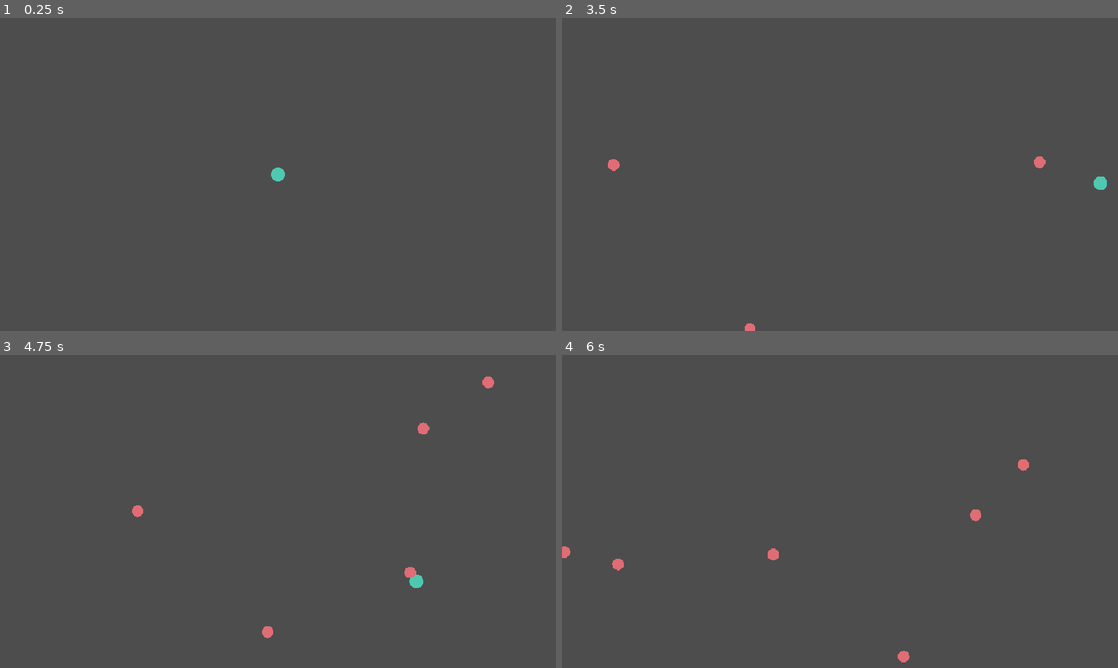
Above: before the commit, frames 1-4 (two rows, left to right).
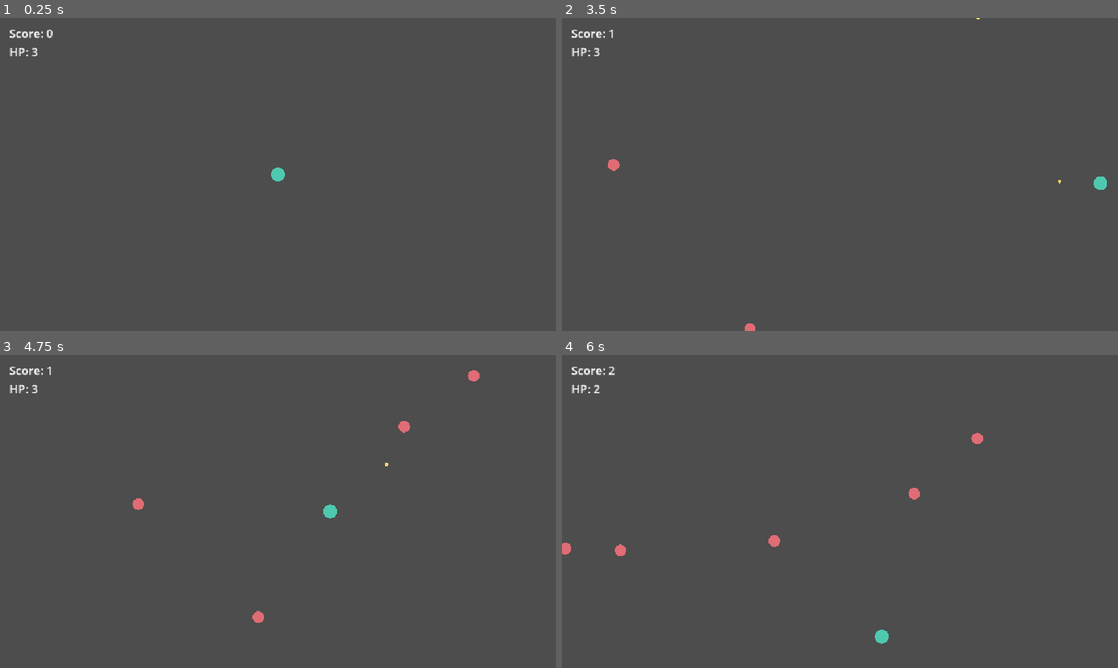
Above: after the commit, the same moments.

Repository: Fran02X/escape-from-swarm
Game: Godot game, scene res://scenes/main.tscn
The game is run twice, just before and just after one commit, with the same random seed, the same clock (stepped at 60 frames per second) and the same inputs.
Inputs:
- Up to frame 1 (0.25 s): no input
- Up to frame 2 (3.5 s): tap Enter (ui_accept) at 0.5, 1.35, 1.52, 1.82, 2.85, 3.02, 3.32 s; hold D (move_right) 0.53-1.28 s; hold Enter (ui_accept) 0.53-1.28 s; hold S (move_down) 1.28-2.03 s; hold D (move_right) 2.03-2.78 s; hold Enter (ui_accept) 2.03-2.78 s; hold W (move_up) from 2.78 s (still down)
- Up to frame 3 (4.75 s): release W (move_up) at 3.53 s; hold Enter (ui_accept) 3.53-4.28 s; hold A (move_left) from 3.53 s (still down); tap Enter (ui_accept) at 4.35, 4.52 s
- Up to frame 4 (6 s): tap Enter (ui_accept) at 4.82, 5.85 s; release A (move_left) at 5.03 s; hold S (move_down) 5.03-5.78 s; hold Enter (ui_accept) 5.03-5.78 s; hold D (move_right) from 5.78 s (still down)

The runs differ from the first frame. In frame 1, 0.2% of the frame differs, in the area x 1-10%, y 3-13%; in frame 2, 0.2%; in frame 3, 0.9%, in the area x 1-89%, y 3-91%; in frame 4, 0.9%.
Error before the commit: Invalid assignment of property or key 'direction' with value of type 'Vector2' on a base object of type 'Area2D'. (res://scripts/player.gd:46)

Commit message:
Add health, score, game over and restart
The player has 3 HP with a one-second invulnerability window, shown by blinking. Enemies emit a died signal so the main scene can count kills. The HUD shows HP and score, and reloads the current scene on Enter after death. Bullets now expire after 3 seconds and spawning stops once the game is over.

Diff:
--- a/scenes/bullet.tscn
+++ b/scenes/bullet.tscn
@@ -1,9 +1,12 @@
 [gd_scene format=3 uid="uid://to51j3fkay6o"]
+
+[ext_resource type="Script" uid="uid://q4vm5kmm1olp" path="res://scripts/bullet.gd" id="1_mkf8s"]
 
 [sub_resource type="CircleShape2D" id="CircleShape2D_s1fef"]
 radius = 3.0
 
 [node name="Bullet" type="Area2D" unique_id=690270204]
+script = ExtResource("1_mkf8s")
 
 [node name="CollisionShape2D" type="CollisionShape2D" parent="." unique_id=1602065231]
 shape = SubResource("CircleShape2D_s1fef")
--- a/scenes/main.tscn
+++ b/scenes/main.tscn
@@ -6,9 +6,36 @@
 [node name="Main" type="Node2D" unique_id=1883460091]
 script = ExtResource("1_0wfyh")
 
-[node name="Player" parent="." unique_id=1676975110 groups=["player"] instance=ExtResource("1_o5qli")]
+[node name="Player" parent="." unique_id=1676975110 instance=ExtResource("1_o5qli")]
 position = Vector2(480, 270)
 
 [node name="SpawnTimer" type="Timer" parent="." unique_id=1399780613]
 wait_time = 0.8
 autostart = true
+
+[node name="HUD" type="CanvasLayer" parent="." unique_id=2048124426]
+
+[node name="ScoreLabel" type="Label" parent="HUD" unique_id=584812062]
+offset_left = 16.0
+offset_top = 12.0
+offset_right = 77.0
+offset_bottom = 35.0
+theme_override_font_sizes/font_size = 20
+text = "Score: 0"
+
+[node name="HealthLabel" type="Label" parent="HUD" unique_id=1165124664]
+offset_left = 16.0
+offset_top = 44.0
+offset_right = 56.0
+offset_bottom = 67.0
+theme_override_font_sizes/font_size = 20
+text = "HP: 3"
+
+[node name="GameOverLabel" type="Label" parent="HUD" unique_id=1853639694]
+visible = false
+offset_left = 380.0
+offset_top = 220.0
+offset_right = 472.0
+offset_bottom = 243.0
+theme_override_font_sizes/font_size = 40
+text = "GAME OVER"
--- a/scenes/player.tscn
+++ b/scenes/player.tscn
@@ -5,9 +5,17 @@
 [sub_resource type="CircleShape2D" id="CircleShape2D_s1fef"]
 radius = 12.0
 
+[sub_resource type="CircleShape2D" id="CircleShape2D_khhxn"]
+radius = 14.0
+
 [node name="Player" type="CharacterBody2D" unique_id=1676975110 groups=["player"]]
 motion_mode = 1
 script = ExtResource("1_3vyb7")
 
 [node name="CollisionShape2D" type="CollisionShape2D" parent="." unique_id=1427909785]
 shape = SubResource("CircleShape2D_s1fef")
+
+[node name="Hurtbox" type="Area2D" parent="." unique_id=147180867]
+
+[node name="CollisionShape2D" type="CollisionShape2D" parent="Hurtbox" unique_id=457437048]
+shape = SubResource("CircleShape2D_khhxn")
--- a/scripts/bullet.gd
+++ b/scripts/bullet.gd
@@ -1,7 +1,12 @@
+class_name Bullet
 extends Area2D
+
+@export var lifetime: float = 3.0
 
 var direction := Vector2.RIGHT
 var speed := 500.0
+
+var _age := 0.0
 
 
 func _ready() -> void:
@@ -10,6 +15,9 @@
 
 func _physics_process(delta: float) -> void:
 	global_position += direction * speed * delta
+	_age += delta
+	if _age >= lifetime:
+		queue_free()
 
 
 func _on_body_entered(body: Node2D) -> void:
--- a/scripts/enemy.gd
+++ b/scripts/enemy.gd
@@ -1,6 +1,9 @@
+class_name Enemy
 extends CharacterBody2D
 
-##Enemies are slower than the player so they can be dodged.
+signal died
+
+## Enemies are slower than the player so they can be dodged.
 @export var speed: float = 120.0
 @export var health: int = 3
 
@@ -24,6 +27,7 @@
 func take_damage(amount: int) -> void:
 	health -= amount
 	if health <= 0:
+		died.emit()
 		queue_free()
 
 
--- a/scripts/main.gd
+++ b/scripts/main.gd
@@ -2,21 +2,61 @@
 
 const ENEMY_SCENE := preload("res://scenes/enemy.tscn")
 
-##Spawn enemies slightly outside the screen so they walk in.
+## Spawn enemies slightly outside the screen so they walk in.
 const SPAWN_MARGIN := 40.0
 
 @onready var spawn_timer: Timer = $SpawnTimer
+@onready var player: CharacterBody2D = $Player
+@onready var score_label: Label = $HUD/ScoreLabel
+@onready var health_label: Label = $HUD/HealthLabel
+@onready var game_over_label: Label = $HUD/GameOverLabel
+
+var score := 0
+var game_over := false
 
 
 func _ready() -> void:
 	spawn_timer.timeout.connect(_spawn_enemy)
+	player.died.connect(_on_player_died)
+	_update_hud()
+
+
+func _process(_delta: float) -> void:
+	health_label.text = "HP: %d" % maxi(player.health, 0)
 
 
 func _spawn_enemy() -> void:
-	var enemy := ENEMY_SCENE.instantiate()
+	if game_over:
+		return
+
+	var enemy: Enemy = ENEMY_SCENE.instantiate() as Enemy
 
 	enemy.position = _random_edge_position()
+	enemy.died.connect(_on_enemy_died)
 	add_child(enemy)
+
+
+func _on_player_died() -> void:
+	game_over = true
+	spawn_timer.stop()
+	for enemy in get_tree().get_nodes_in_group("enemies"):
+		enemy.queue_free()
+	game_over_label.show()
+
+
+func _on_enemy_died() -> void:
+	score += 1
+	_update_hud()
+
+
+func _unhandled_input(event: InputEvent) -> void:
+	if game_over and event.is_action_pressed("ui_accept"):
+		get_tree().reload_current_scene()
+
+
+func _update_hud() -> void:
+	score_label.text = "Score: %d" % score
+	health_label.text = "HP: %d" % player.health
 
 
 func _random_edge_position() -> Vector2:
--- a/scripts/player.gd
+++ b/scripts/player.gd
@@ -1,14 +1,27 @@
 extends CharacterBody2D
+
+signal died
 
 ## Movement speed in pixels per second.
 @export var speed: float = 300.0
-##Seconds between shots.
+## Seconds between shots.
 @export var fire_interval: float = 0.4
 @export var bullet_speed: float = 500.0
+@export var max_health: int = 3
 
 const BULLET_SCENE := preload("res://scenes/bullet.tscn")
+const INVULNERABLE_TIME := 1.0
 
+var health: int
 var _fire_cooldown := 0.0
+var _invulnerable_time := 0.0
+
+@onready var hurtbox: Area2D = $Hurtbox
+
+
+func _ready() -> void:
+	health = max_health
+	hurtbox.body_entered.connect(_on_hurtbox_body_entered)
 
 
 func _physics_process(delta: float) -> void:
@@ -23,6 +36,33 @@
 		if is_instance_valid(target):
 			_shoot_at(target)
 			_fire_cooldown = fire_interval
+
+	if _invulnerable_time > 0.0:
+		_invulnerable_time -= delta
+		modulate.a = 0.35 if int(_invulnerable_time * 10.0) % 2 == 0 else 1.0
+	else:
+		modulate.a = 1.0
+
+
+func take_damage(amount: int) -> void:
+	if _invulnerable_time > 0.0:
+		return
+	health -= amount
+	_invulnerable_time = INVULNERABLE_TIME
+	if health <= 0:
+		_die()
+
+
+func _die() -> void:
+	hide()
+	set_physics_process(false)
+	hurtbox.set_deferred("monitoring", false)
+	died.emit()
+
+
+func _on_hurtbox_body_entered(body: Node2D) -> void:
+	if body.is_in_group("enemies"):
+		take_damage(1)
 
 
 func _find_nearest_enemy() -> Node2D:
@@ -40,7 +80,7 @@
 
 
 func _shoot_at(target: Node2D) -> void:
-	var bullet := BULLET_SCENE.instantiate()
+	var bullet: Bullet = BULLET_SCENE.instantiate() as Bullet
 
 	bullet.global_position = global_position
 	bullet.direction = (target.global_position - global_position).normalized()
